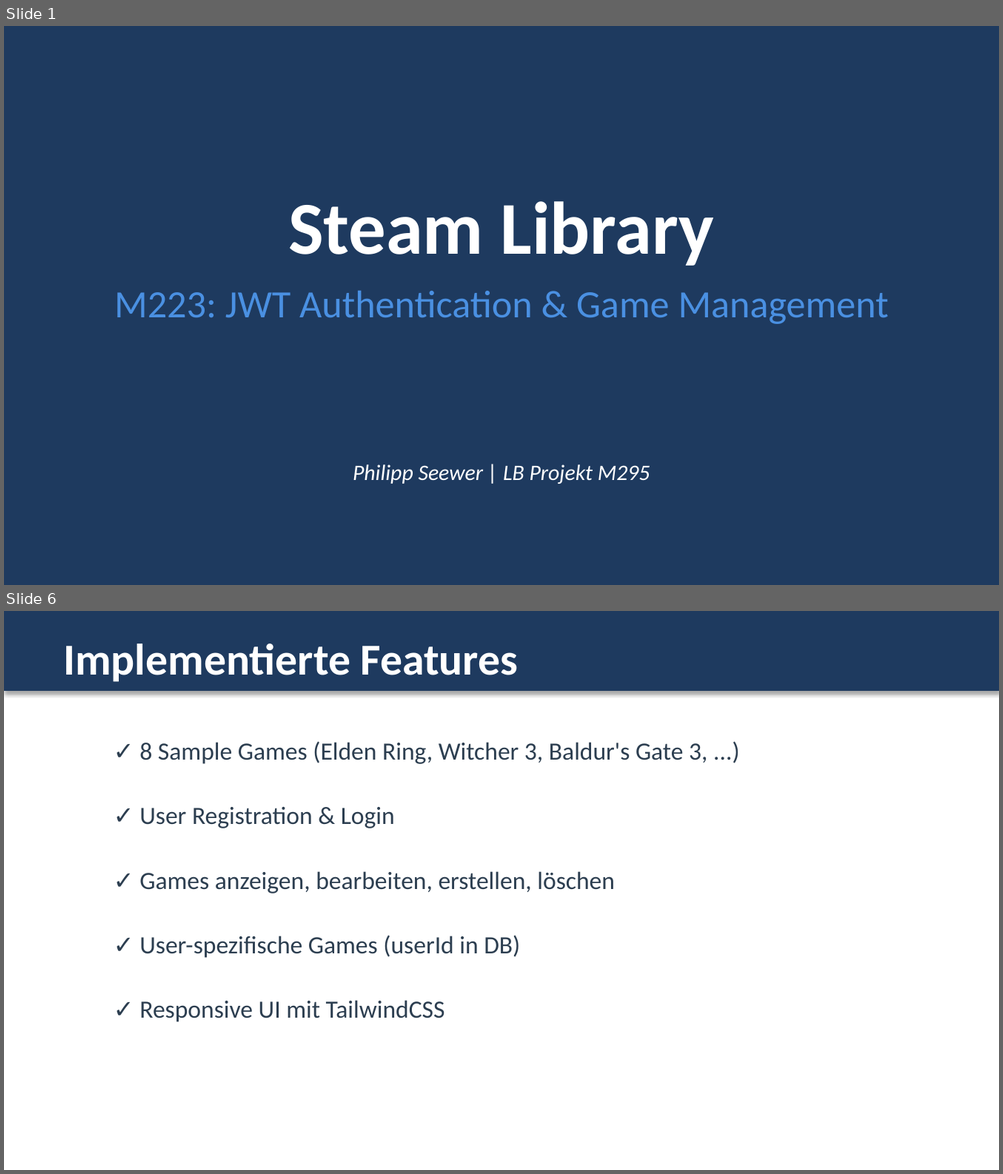
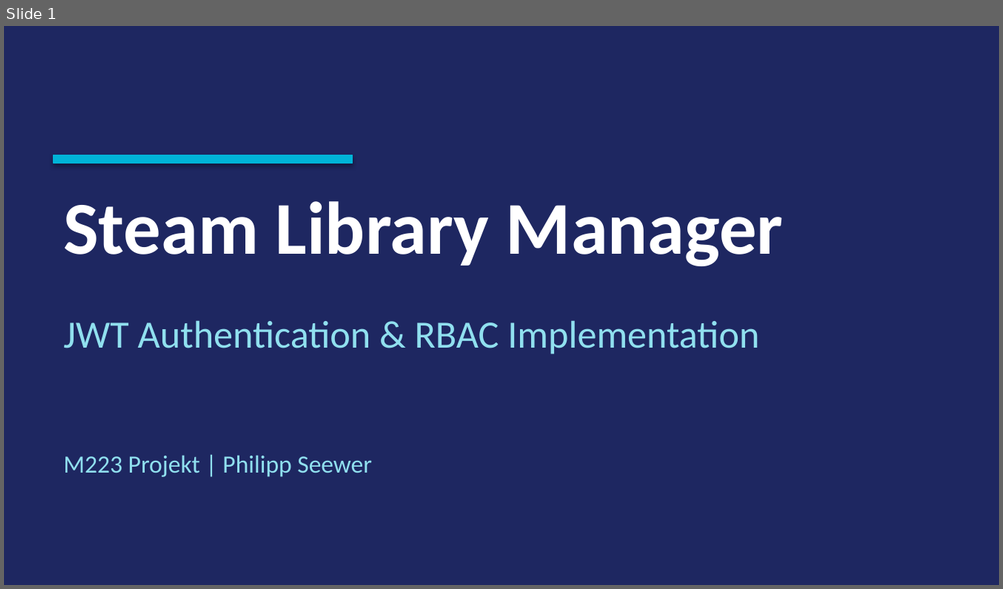
Before and after one commit to Pipo0911/LB-Projekt-M223_Philipp-Seewer, a slide deck: M223_Presentation.pptx. Shown one above the other, each under a label of ours: slides 1 and 6 before the commit, slide 1 after it; the slides between them are not shown. The pictures are 1003x1174 and 1003x589 pixels, drawn with LibreOffice and Linux fonts; fonts in the diff are those of the drawing. Boxes give left, top, right and bottom in pixels: in the first picture for what was removed or moved away, otherwise in the second. Text is boxed around its words. In the diff, an @@ line names an element or a change of style, - is before the commit and + after.

```diff
--- a/M223_Presentation.pptx
+++ b/M223_Presentation.pptx
@@ slide 6 removed at [4, 611, 999, 1170], background #FFFFFF @@
@@ rectangle removed at [4, 611, 999, 691] @@
@@ text removed at [63, 644, 518, 682] @@
-Implementierte Features
@@ text removed at [139, 741, 707, 764] @@
-✓ 8 Sample Games (Elden Ring, Witcher 3, Baldur's Gate 3, ...)
@@ text removed at [139, 807, 395, 829] @@
-✓ User Registration & Login
@@ text removed at [139, 871, 614, 894] @@
-✓ Games anzeigen, bearbeiten, erstellen, löschen
@@ text removed at [139, 935, 520, 958] @@
-✓ User-spezifische Games (userId in DB)
@@ text removed at [139, 1000, 445, 1022] @@
-✓ Responsive UI mit TailwindCSS
@@ slide 1 changed as well @@
@@ background #1E3A5F to #1E2761 @@
@@ rectangle added at [54, 156, 352, 163], fill #00B4D8, outline #00B4D8 0.75 pt @@
@@ text at [63, 201, 783, 266]: text changed @@
-Steam Library
+Steam Library Manager
@@ text at [63, 321, 759, 355]: text changed; text colour #4A90E2 to #90E0EF @@
-M223: JWT Authentication & Game Management
+JWT Authentication & RBAC Implementation
@@ text at [63, 455, 372, 477]: text changed; size 16 to 18 pt; text colour #FFFFFF to #90E0EF; italic off @@
-Philipp Seewer | LB Projekt M295
+M223 Projekt | Philipp Seewer
```
Also in this commit, not shown: 3 other slides changed, 5 slides added, 3 other slides removed, 1 other file.
